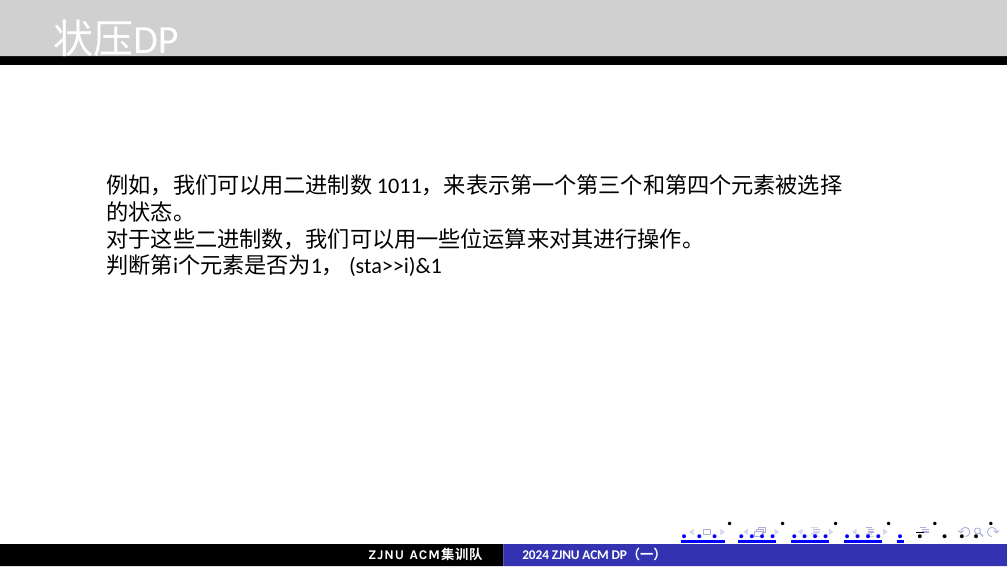
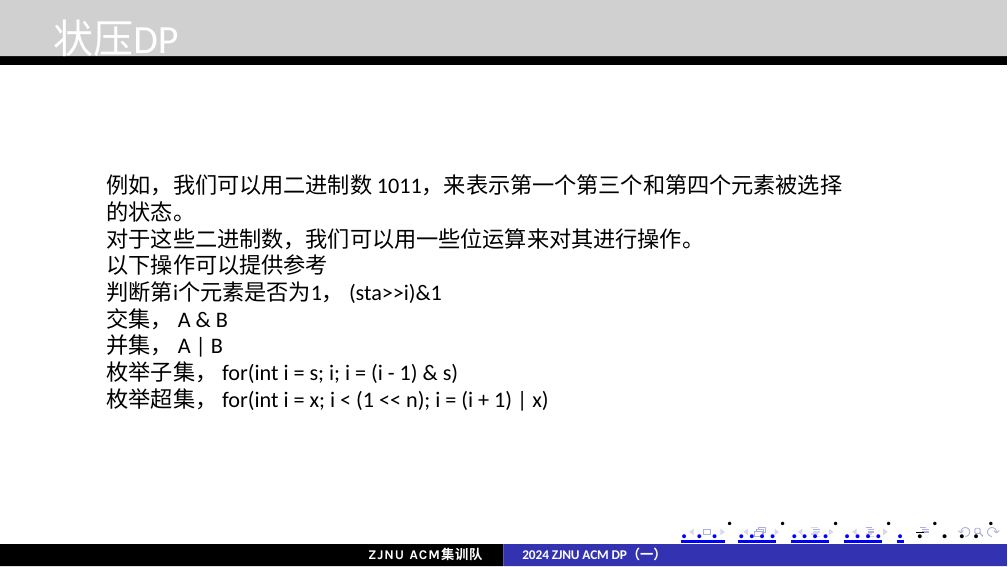
Before and after one commit to john1234567891011121314/moban, a slide deck: slide 10 of acm/讲课·dp/DP（一）.pptx. Drawn at 1008x567 pixels with LibreOffice and Linux fonts; fonts in the diff are those of the drawing; grey boxes stand for pictures. Boxes give left, top, right and bottom in pixels: in the first picture for what was removed or moved away, otherwise in the second. Text is boxed around its words. In the diff, an @@ line names an element or a change of style, - is before the commit and + after.

```diff
--- a/acm/讲课·dp/DP（一）.pptx
+++ b/acm/讲课·dp/DP（一）.pptx
@@ text at (107, 254, 328, 275): paragraph added @@
+以下操作可以提供参考
@@ text at (107, 308, 548, 410): paragraphs added @@
+交集， A & B
+并集， A | B
+枚举子集， for(int i = s; i; i = (i - 1) & s)
+枚举超集， for(int i = x; i < (1 << n); i = (i + 1) | x)
```
Also in this commit, not shown: 1 slide added, 1 other file.
